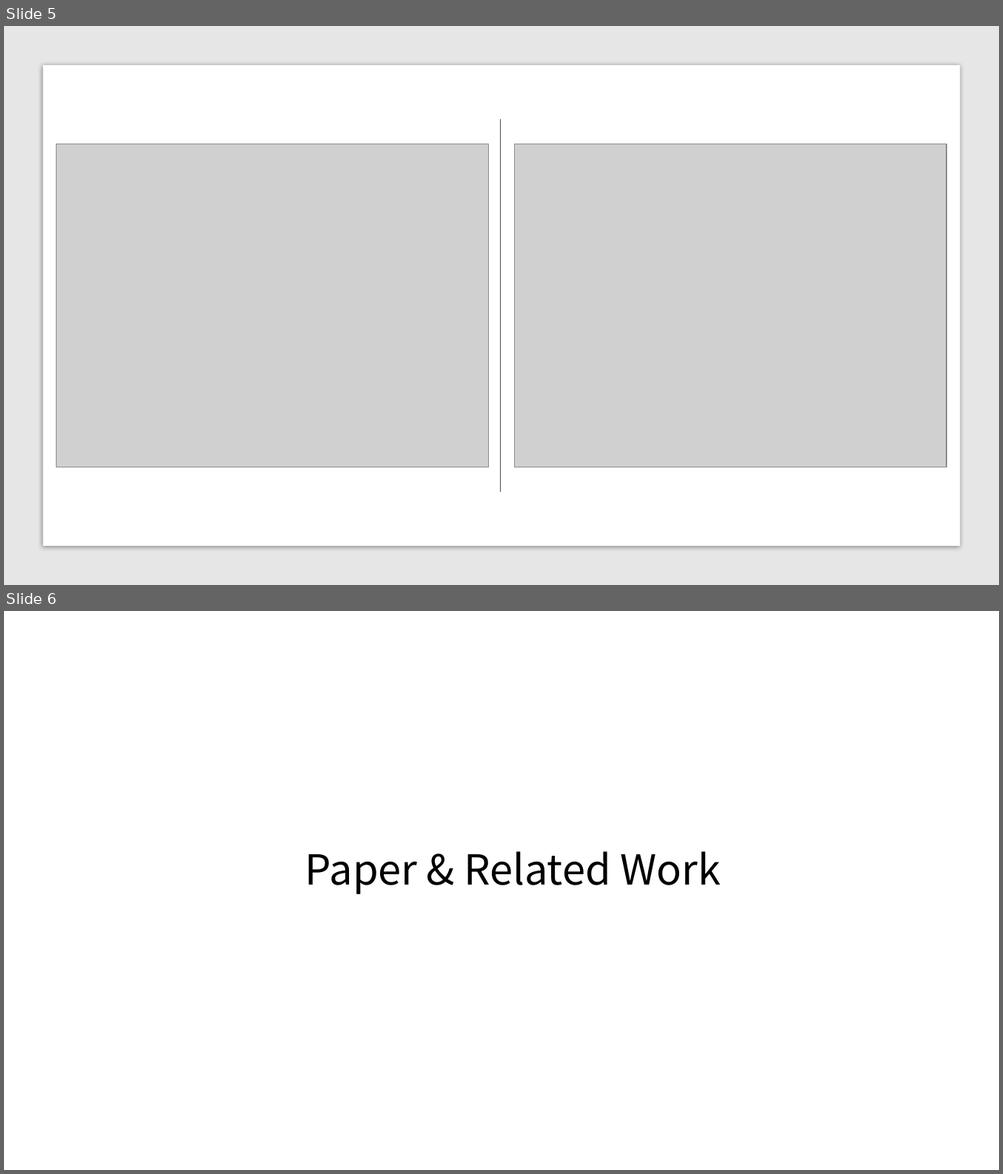
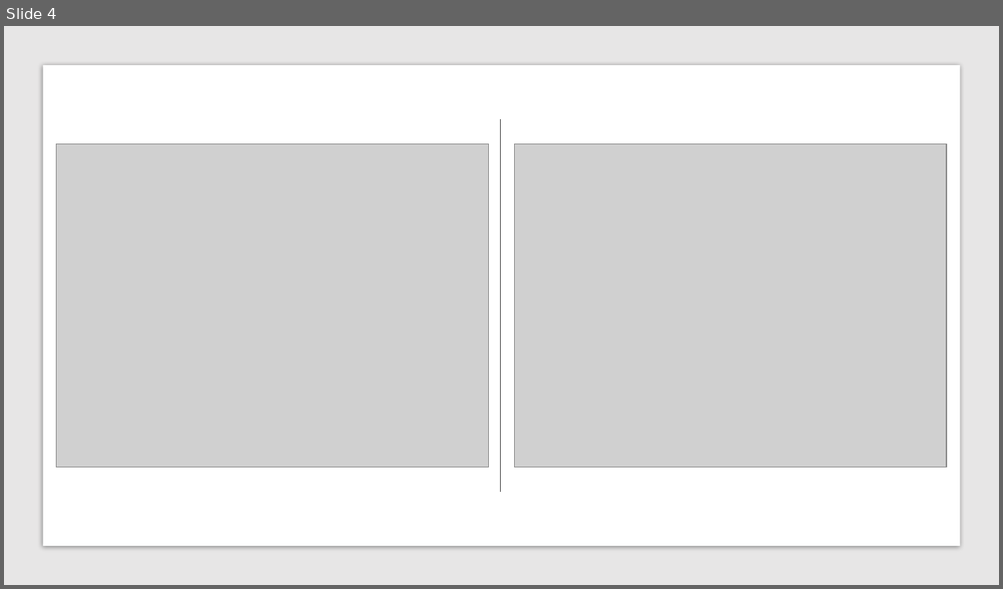
Before and after one commit to kritikakurani/YELP-RECOMMENDATION, a slide deck: final review.pptx. Shown one above the other, each under a label of ours: slides 5 and 6 before the commit, slide 4 after it. The pictures are 1003x1174 and 1003x589 pixels, drawn with LibreOffice and Linux fonts; fonts in the diff are those of the drawing; grey boxes stand for pictures; background and template pictures are left out. Boxes give left, top, right and bottom in pixels: in the first picture for what was removed or moved away, otherwise in the second. Text is boxed around its words. In the diff, an @@ line names an element or a change of style, - is before the commit and + after.

```diff
--- a/final review.pptx
+++ b/final review.pptx
@@ slide 6 removed at (4,611,999,1170), background picture (left out) @@
@@ text removed at (305,851,720,894) @@
-Paper & Related Work
@@ what was slide 5 is now slide 4 @@
```
Also in this commit, not shown: 5 slides changed, 1 slide added, 3 other slides removed, 11 other files.
